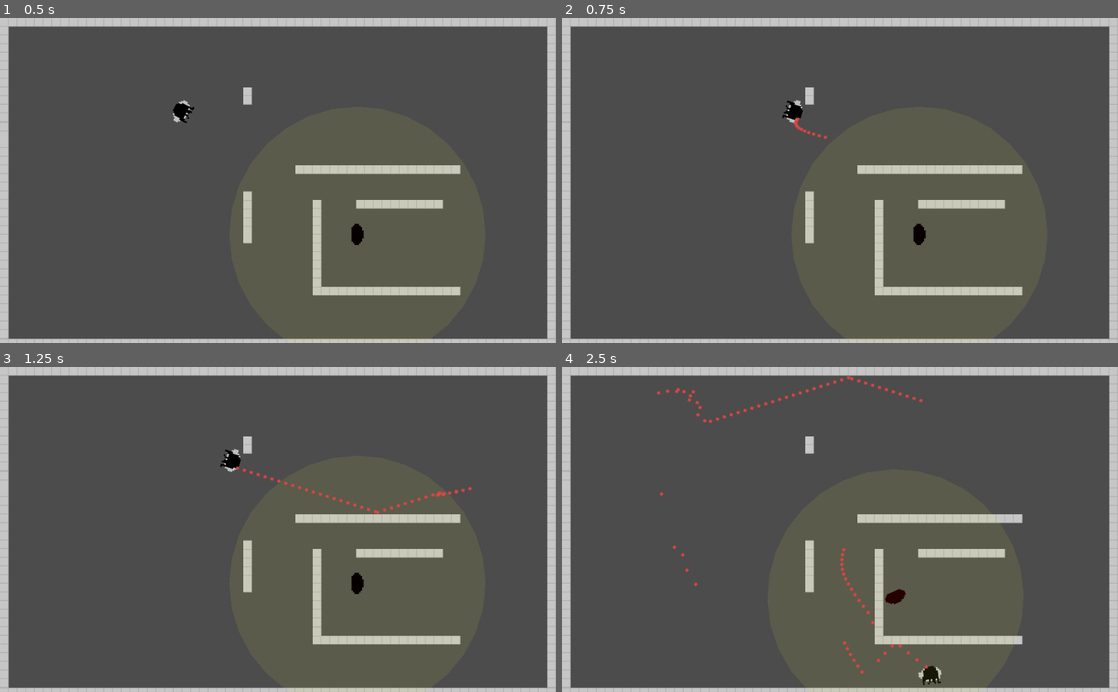
Above: before the commit, frames 1-4 (two rows, left to right).
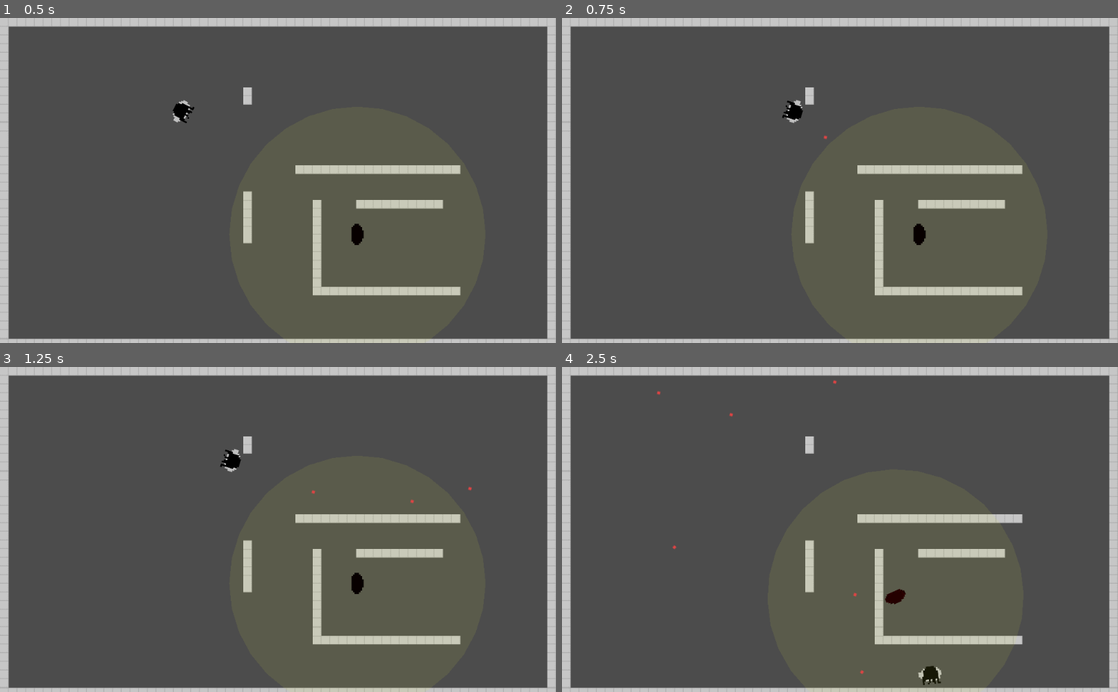
Above: after the commit, the same moments.

Repository: JamesTiberiusKirk/GameDev
Game: Godot game, scene res://scenes/levels/TestLevel.tscn
Two runs of this game, one before a commit and one after it. Both use one fixed random seed, a clock stepped at 60 frames per second and the inputs below.
Inputs (mouse positions are in pixels of both pictures, inside the frame that each line leads up to):
- Up to frame 1 (0.5 s): no input
- Up to frame 2 (0.75 s): tap Enter at 0.5 s; move the mouse to (962, 164) at 0.52 s; press the mouse at (962, 164) at 0.53 s; hold D (right) from 0.53 s (still down)
- Up to frame 3 (1.25 s): keep holding D (right)
- Up to frame 4 (2.5 s): move the mouse to (728, 545) at 1.27 s; release D (right) at 1.28 s; release the mouse at (728, 545) at 1.28 s; hold S (down) 1.28-2.03 s; click (728, 545) at 1.35 s; move the mouse to (895, 458) at 2.02 s; press the mouse at (895, 458) at 2.03 s; hold D (right) from 2.03 s (still down)

Frame 1 is identical in both runs. In frame 2, less than 0.1% of the frame differs, in the area x 41-47%, y 30-37%; in frame 3, 0.2%; in frame 4, 0.5%, in the area x 17-66%, y 2-93%.

Commit message:
Added fire rate limiter to Playr's weapon

Diff:
--- a/scenes/actors/Player/Player.gd
+++ b/scenes/actors/Player/Player.gd
@@ -1,4 +1,12 @@
 extends Actor_ranged
+
+onready var ShootTimer = $ShootTimer
+var can_shoot = true
+
+export (float) var fire_rate
+
+func _ready():
+	ShootTimer.wait_time = fire_rate
 
 func _physics_process(delta):
 	var axis = get_input_axis()
@@ -11,8 +19,11 @@
 func handle_shooting():
 
 	if Input.is_action_pressed("shoot"):
-		var dir = get_look_vect()
-		self.shoot(dir)
+		if can_shoot:
+			var dir = get_look_vect()
+			self.shoot(dir)
+			can_shoot = false
+			ShootTimer.start()
 
 func get_input_axis():
 	var axis = Vector2.ZERO
@@ -22,3 +33,6 @@
 
 func get_look_vect():
 	return get_global_mouse_position() - global_position
+
+func _on_ShootTimer_timeout():
+	can_shoot = true
--- a/scenes/actors/Player/Player.tscn
+++ b/scenes/actors/Player/Player.tscn
@@ -1,17 +1,17 @@
 [gd_scene load_steps=9 format=2]
 
-[ext_resource path="res://assets/characters/vhaal/body/sprite_1.png" type="Texture" id=1]
-[ext_resource path="res://assets/characters/vhaal/body/sprite_2.png" type="Texture" id=2]
-[ext_resource path="res://assets/characters/vhaal/body/sprite_0.png" type="Texture" id=3]
-[ext_resource path="res://assets/characters/vhaal/body/sprite_3.png" type="Texture" id=4]
-[ext_resource path="res://scenes/actors/Player/Player.gd" type="Script" id=5]
+[ext_resource path="res://scenes/actors/Player/Player.gd" type="Script" id=1]
+[ext_resource path="res://assets/characters/vhaal/body/sprite_0.png" type="Texture" id=2]
+[ext_resource path="res://assets/characters/vhaal/body/sprite_1.png" type="Texture" id=3]
+[ext_resource path="res://assets/characters/vhaal/body/sprite_2.png" type="Texture" id=4]
+[ext_resource path="res://assets/characters/vhaal/body/sprite_3.png" type="Texture" id=5]
 
 [sub_resource type="RectangleShape2D" id=1]
 extents = Vector2( 31, 40 )
 
 [sub_resource type="SpriteFrames" id=2]
 animations = [ {
-"frames": [ ExtResource( 3 ), ExtResource( 1 ), ExtResource( 2 ), ExtResource( 4 ) ],
+"frames": [ ExtResource( 2 ), ExtResource( 3 ), ExtResource( 4 ), ExtResource( 5 ) ],
 "loop": true,
 "name": "Run",
 "speed": 5.0
@@ -21,7 +21,8 @@
 
 [node name="Player" type="KinematicBody2D"]
 collision_layer = 2
-script = ExtResource( 5 )
+script = ExtResource( 1 )
+fire_rate = 0.246
 
 [node name="CollisionShape2D" type="CollisionShape2D" parent="."]
 position = Vector2( -4, -2 )
@@ -39,3 +40,6 @@
 
 [node name="Gun" type="Position2D" parent="."]
 position = Vector2( 27.9544, 23.3304 )
+
+[node name="ShootTimer" type="Timer" parent="."]
+[connection signal="timeout" from="ShootTimer" to="." method="_on_ShootTimer_timeout"]
